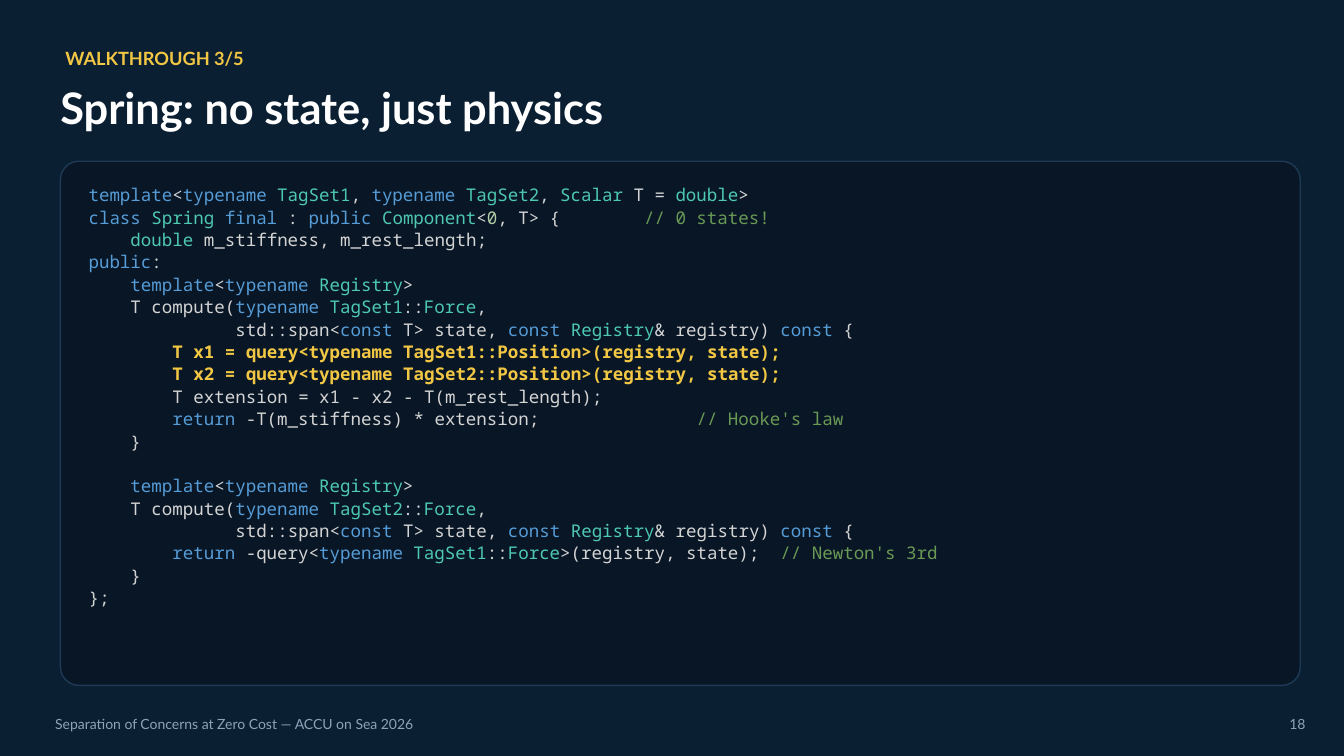
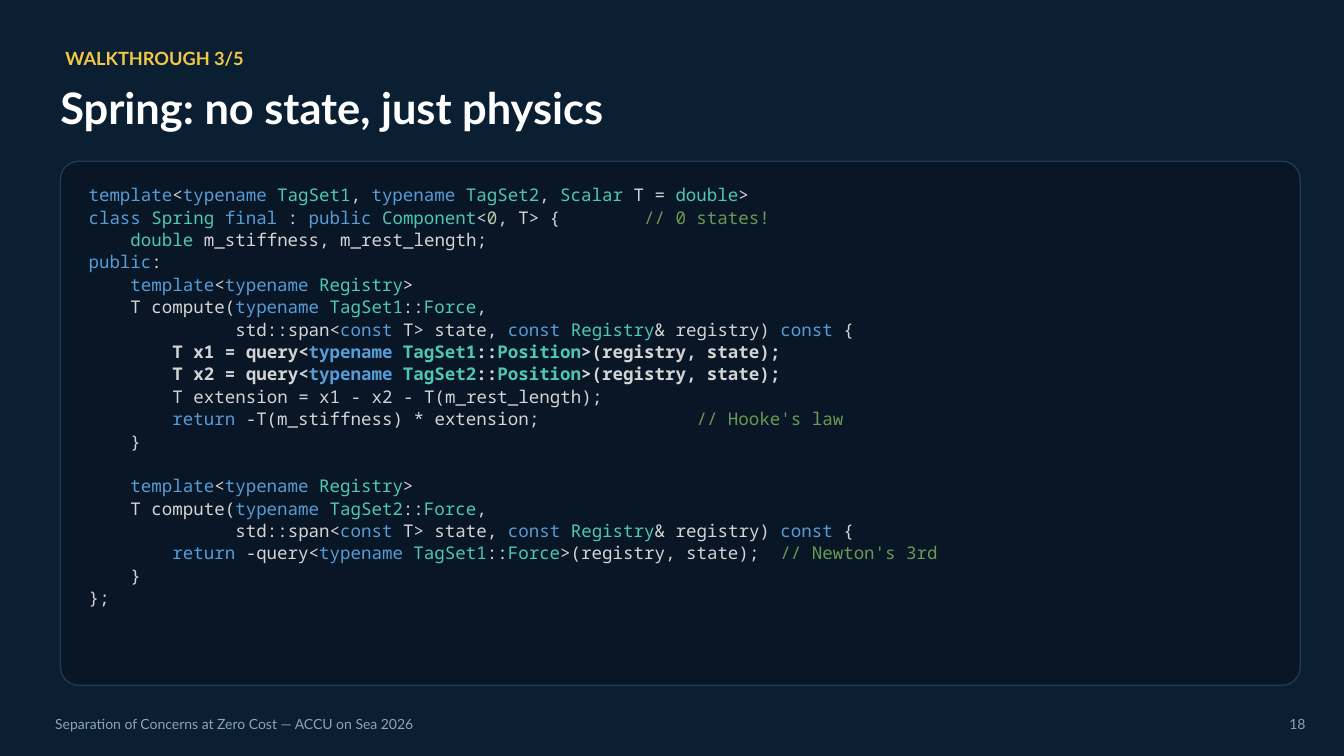
Before and after one commit to jedrzejmichalczyk/accu-on-sea-2026-modular-physics, a slide deck: slide 18 of slides/ACCU-Separation-of-Concerns-at-Zero-Cost.pptx. Drawn at 1344x756 pixels with LibreOffice and Linux fonts; fonts in the diff are those of the drawing. Boxes give left, top, right and bottom in pixels: in the first picture for what was removed or moved away, otherwise in the second. Text is boxed around its words. In the diff, an @@ line names an element or a change of style, - is before the commit and + after.

```diff
--- a/slides/ACCU-Separation-of-Concerns-at-Zero-Cost.pptx
+++ b/slides/ACCU-Separation-of-Concerns-at-Zero-Cost.pptx
@@ text at (172, 344, 780, 385): text colour #F2C744 to #D4D4D4 in "T x1 = query<typename TagSet1::Position>(registry, state);", "T x2 = query<typename TagSet2::Position>(registry, state);"; text colour #F2C744 to #569CD6 in "query<typename", "query<typename"; text colour #F2C744 to #4EC9B0 in "TagSet1::Position>(registry,", "TagSet2::Position>(registry," @@
```
Also in this commit, not shown: 4 other slides changed, 1 other file.
